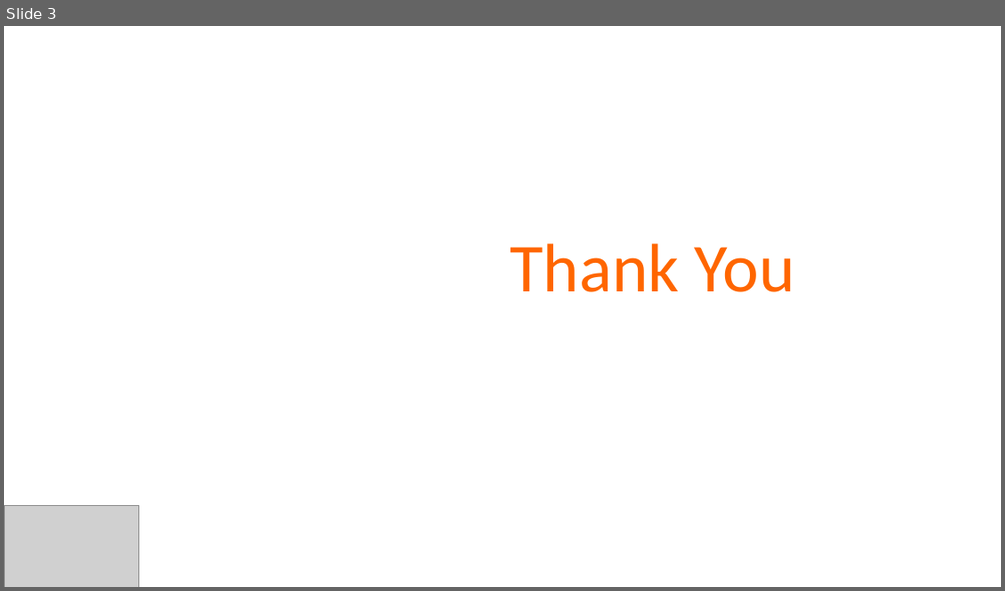
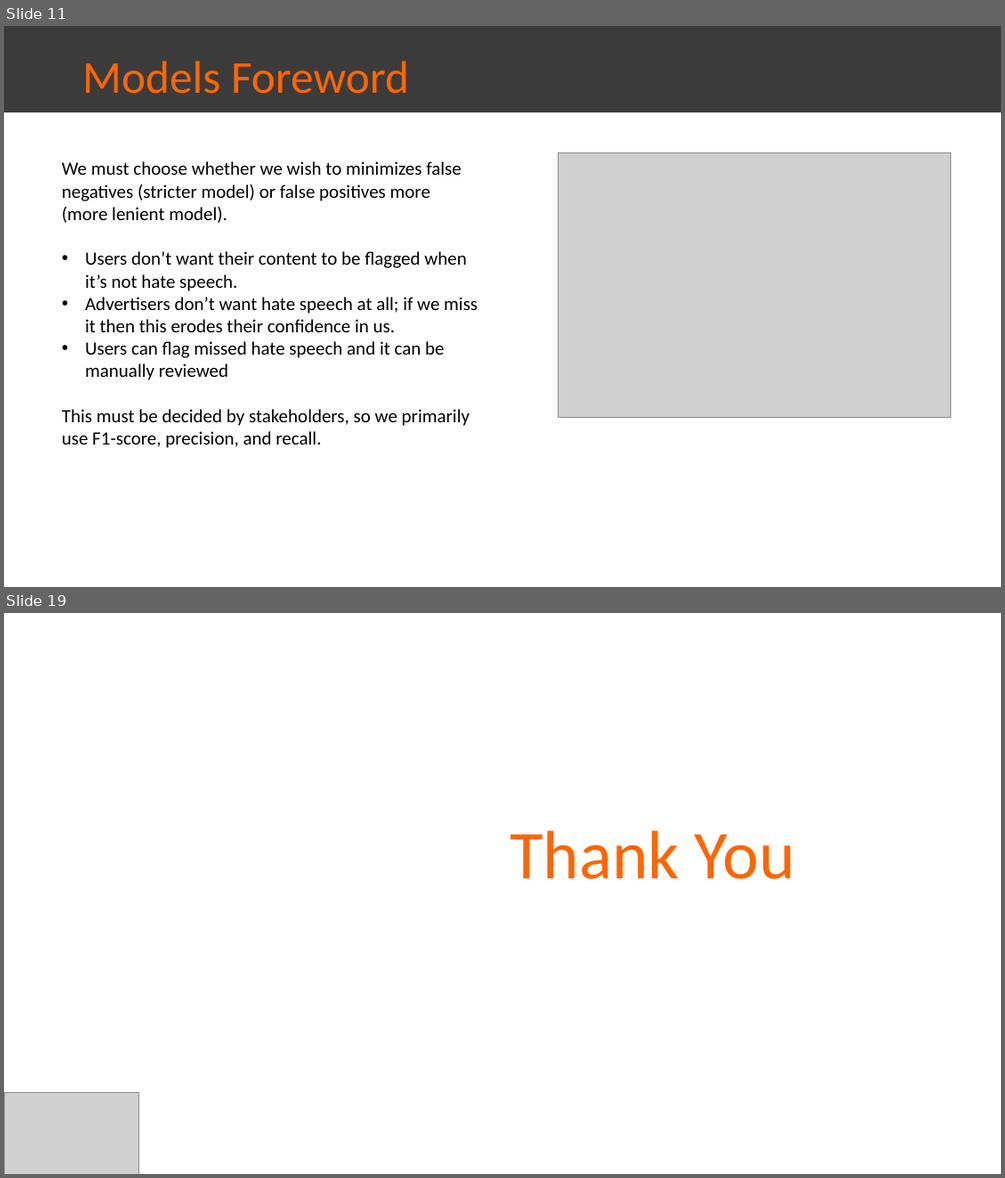
Before and after one commit to farischaudhry/twitter-sentiment-analysis, a slide deck: Final.pptx. Shown one above the other, each under a label of ours: slide 3 before the commit, slides 11 and 19 after it; the slides between them are not shown. The pictures are 1005x591 and 1005x1178 pixels, drawn with LibreOffice and Linux fonts; fonts in the diff are those of the drawing; grey boxes stand for pictures. Boxes give left, top, right and bottom in pixels: in the first picture for what was removed or moved away, otherwise in the second. Text is boxed around its words. In the diff, an @@ line names an element or a change of style, - is before the commit and + after.

```diff
--- a/Final.pptx
+++ b/Final.pptx
@@ slide 11 added at (4, 26, 1001, 587), background #FFFFFF @@
@@ rectangle added at (4, 26, 1001, 112), fill #3B3B3B, 44 pt, text #FF6600 @@
+Models Foreword
@@ picture added at (558, 153, 951, 417) @@
@@ text added at (62, 161, 477, 448), 18 pt, text #000000 @@
+We must choose whether we wish to minimizes false negatives (stricter model) or false positives more (more lenient model).
+• Users don’t want their content to be flagged when it’s not hate speech.
+• Advertisers don’t want hate speech at all; if we miss it then this erodes their confidence in us.
+• Users can flag missed hate speech and it can be manually reviewed
+This must be decided by stakeholders, so we primarily use F1-score, precision, and recall.
@@ what was slide 3 is now slide 19 @@
```
Also in this commit, not shown: 1 slide changed, 16 other slides added, 1 slide removed, 2 other files.
